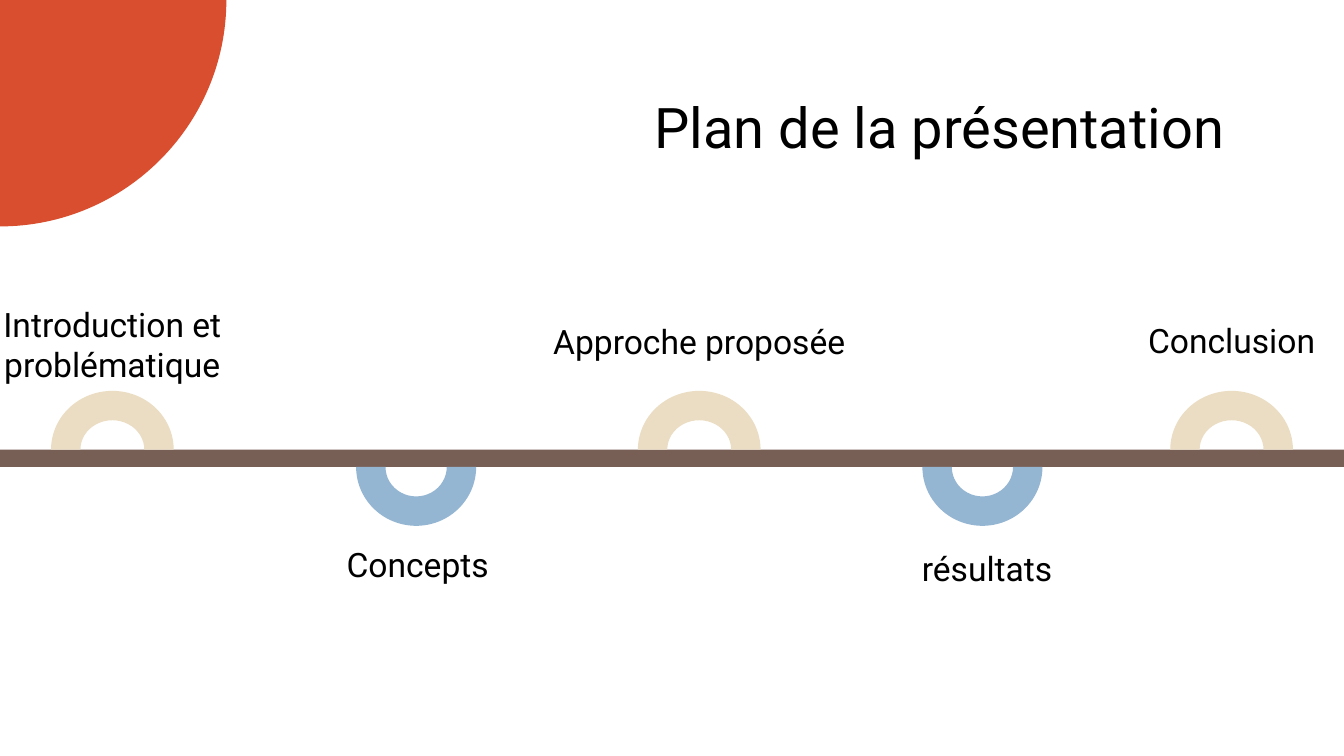
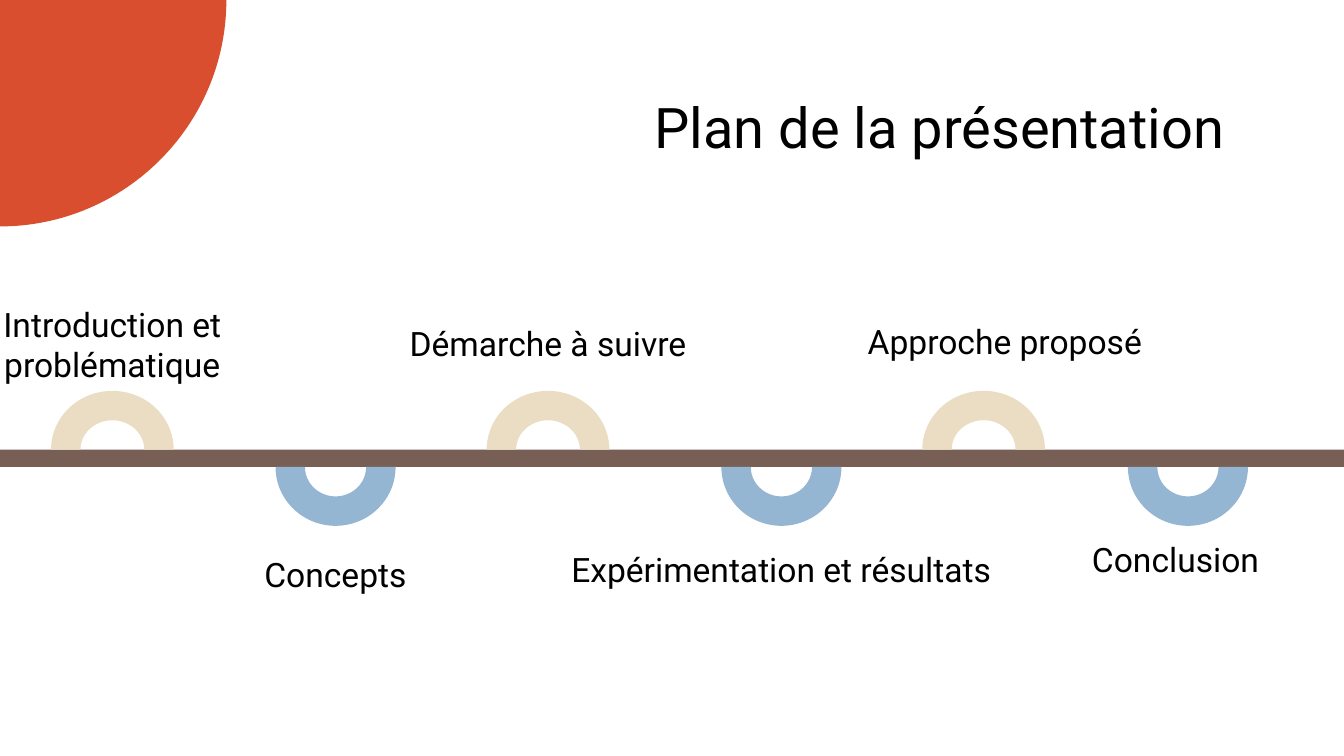
Before and after one commit to Yanis540/PSTL-M1, a slide deck: slide 2 of énoncé/Présentation_Finale.pptx. Drawn at 1344x756 pixels with LibreOffice and Linux fonts; fonts in the diff are those of the drawing. Boxes give left, top, right and bottom in pixels: in the first picture for what was removed or moved away, otherwise in the second. Text is boxed around its words. In the diff, an @@ line names an element or a change of style, - is before the commit and + after.

```diff
--- a/énoncé/Présentation_Finale.pptx
+++ b/énoncé/Présentation_Finale.pptx
@@ text added at <box>868,328,1142,361</box>, 18 pt, text #000000 @@
+Approche proposé
@@ text at <box>410,330,686,357</box>: text changed @@
-Approche proposée
+Démarche à suivre
@@ arch (boxed as its full ring): place and size @@
-arch (boxed as its full ring) at <box>356,409,476,527</box>
+arch (boxed as its full ring) at <box>276,409,395,527</box>
@@ arch (boxed as its full ring): place and size @@
-arch (boxed as its full ring) at <box>638,391,761,509</box>
+arch (boxed as its full ring) at <box>487,391,609,509</box>
@@ arch (boxed as its full ring): place and size @@
-arch (boxed as its full ring) at <box>922,409,1042,527</box>
+arch (boxed as its full ring) at <box>722,409,841,527</box>
@@ arch (boxed as its full ring): place and size @@
-arch (boxed as its full ring) at <box>1171,391,1293,509</box>
+arch (boxed as its full ring) at <box>922,391,1044,509</box>
@@ arch (boxed as its full ring) added at <box>1128,409,1247,527</box>, fill #94B6D2 @@
@@ text "Conclusion": place and size @@
-text "Conclusion" at <box>1148,327,1315,354</box>
+text "Conclusion" at <box>1092,546,1259,573</box>
@@ text "Concepts": place and size @@
-text "Concepts" at <box>347,552,489,584</box>
+text "Concepts" at <box>264,562,406,594</box>
@@ text at <box>571,556,990,589</box>: text changed @@
-résultats
+Expérimentation et résultats
```
Also in this commit, not shown: 7 other slides changed, 18 slides added, 7 slides removed.
